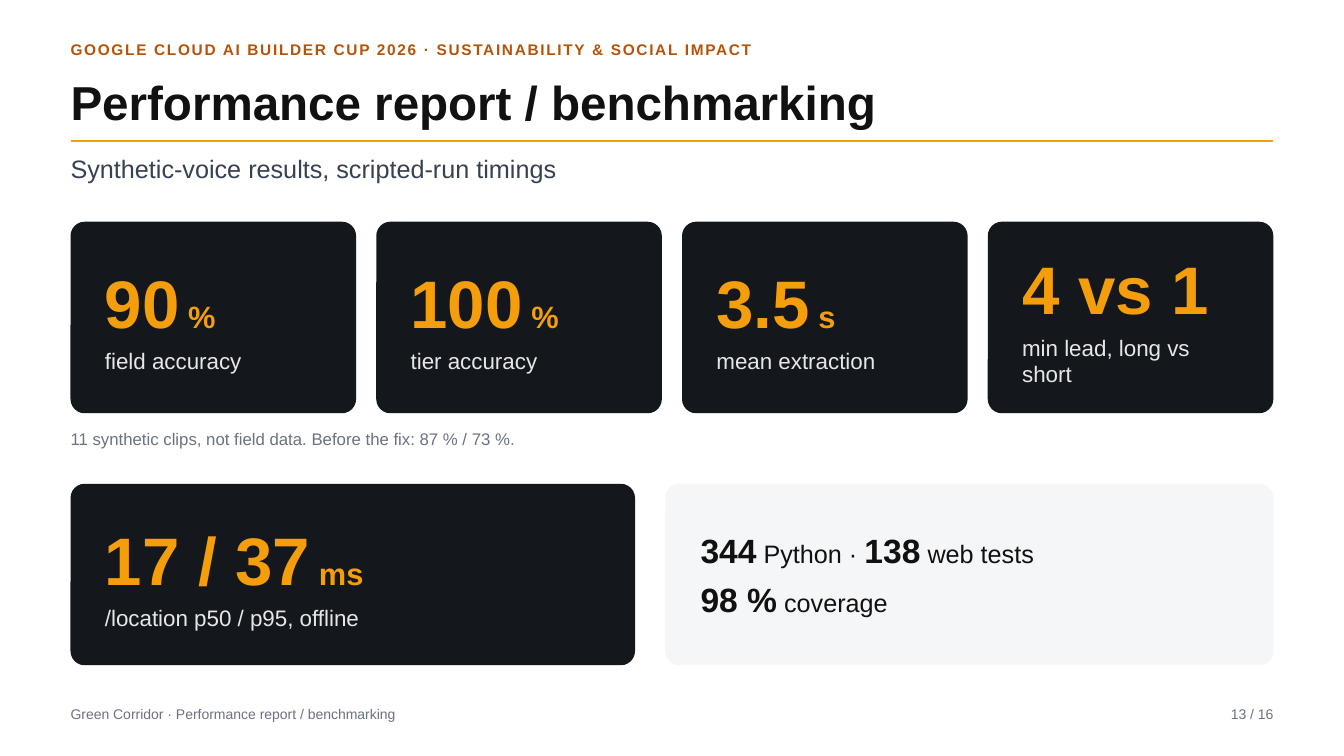
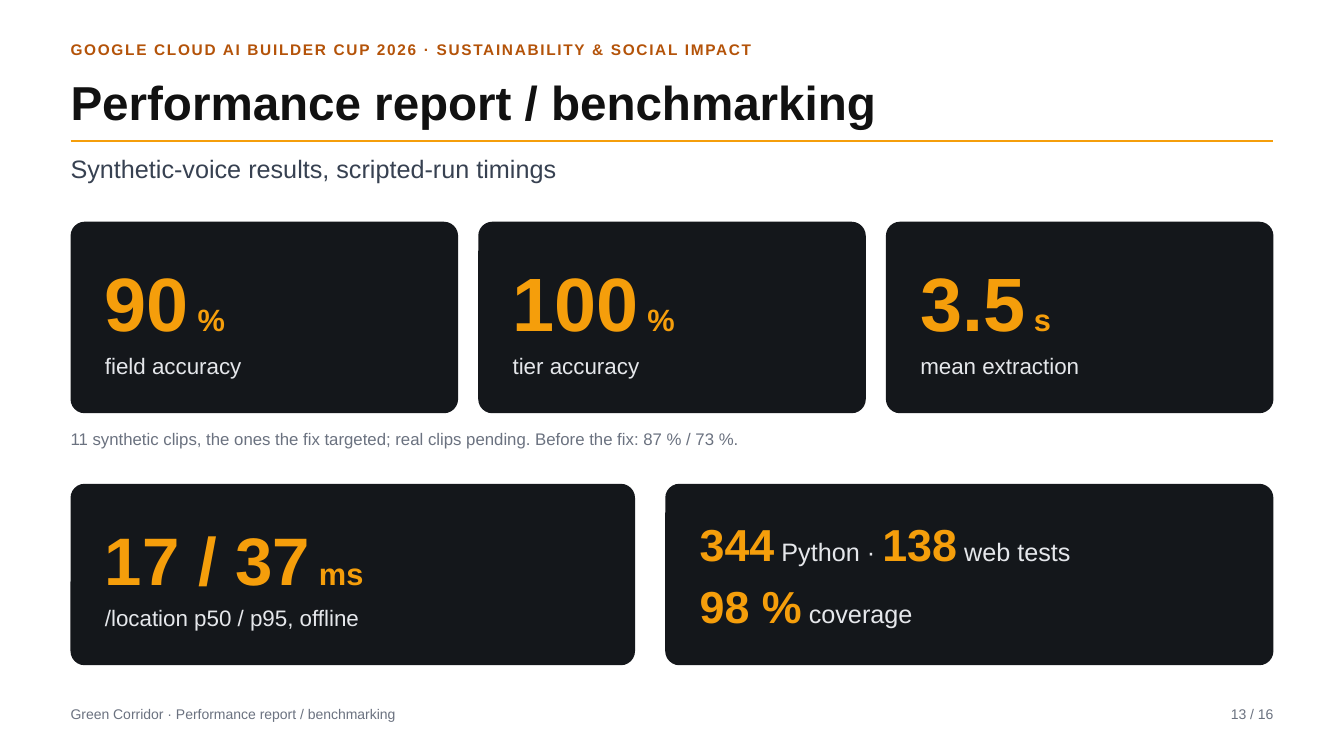
Before and after one commit to Nandish3010/ideal-disco, a slide deck: slide 13 of deck/Green-Corridor-Deck.pptx. Drawn at 1344x756 pixels with LibreOffice and Linux fonts; fonts in the diff are those of the drawing. Boxes give left, top, right and bottom in pixels: in the first picture for what was removed or moved away, otherwise in the second. Text is boxed around its words. In the diff, an @@ line names an element or a change of style, - is before the commit and + after.

```diff
--- a/deck/Green-Corridor-Deck.pptx
+++ b/deck/Green-Corridor-Deck.pptx
@@ rounded rectangle "90 %": place and size @@
-rounded rectangle "90 %" at (71, 222, 356, 413)
+rounded rectangle "90 %" at (71, 222, 458, 413)
@@ rounded rectangle "100 %": place and size @@
-rounded rectangle "100 %" at (376, 222, 661, 413)
+rounded rectangle "100 %" at (478, 222, 865, 413)
@@ rounded rectangle "3.5 s": place and size @@
-rounded rectangle "3.5 s" at (683, 222, 968, 413)
+rounded rectangle "3.5 s" at (886, 222, 1273, 413)
@@ rounded rectangle removed at (988, 222, 1273, 413) @@
-4 vs 1
-min lead, long vs short
@@ text in rounded rectangle at (105, 278, 189, 332): size 48 to 54 pt in "90" @@
@@ text in rounded rectangle at (513, 278, 639, 332): size 48 to 54 pt in "100" @@
@@ text in rounded rectangle at (920, 278, 1051, 332): size 48 to 54 pt in "3.5" @@
@@ text at (71, 433, 714, 449): text changed @@
-11 synthetic clips, not field data. Before the fix: 87 % / 73 %.
+11 synthetic clips, the ones the fix targeted; real clips pending. Before the fix: 87 % / 73 %.
@@ rounded rectangle "344 Python · 138 web ...": place and size @@
-rounded rectangle "344 Python · 138 web ..." at (701, 539, 1034, 618)
+rounded rectangle "344 Python · 138 web ..." at (665, 484, 1273, 665)
@@ rounded rectangle "344 Python · 138 web ..." at (665, 484, 1273, 665): size 24 to 32 pt, text colour #111111 to #F59E0B in "344 138", "98 %"; text colour #111111 to #E5E7EB in "Python · web tests", "coverage"; fill none to #14171B @@
@@ rounded rectangle removed at (665, 484, 1273, 665) @@
```
Also in this commit, not shown: 9 other slides changed, 5 other files.
